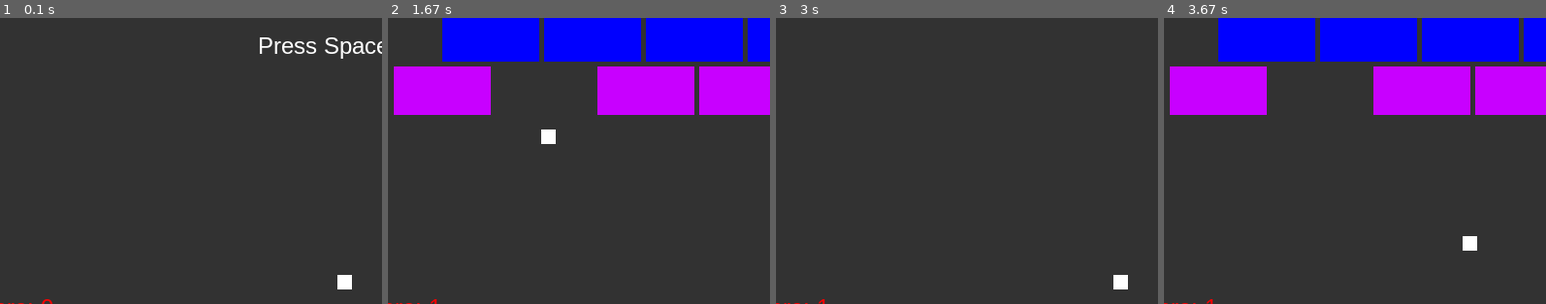
Above: before the commit, frames 1-4 (left to right).
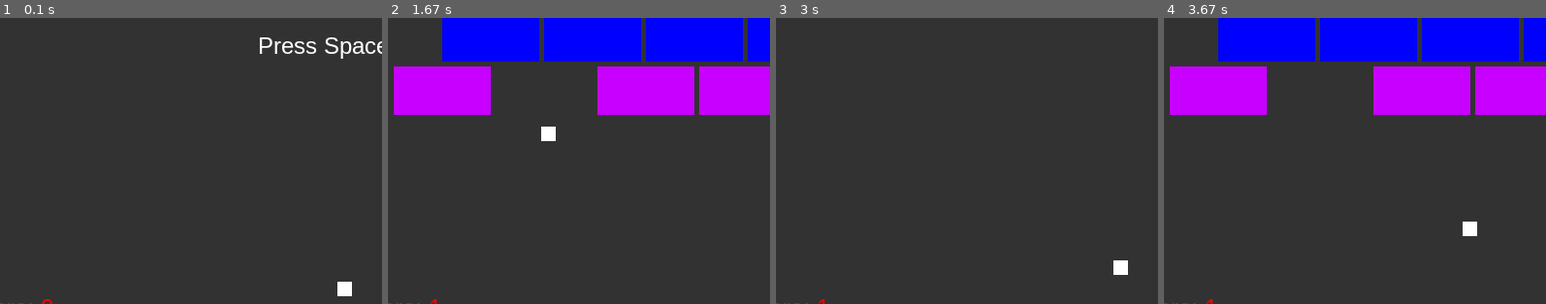
Above: after the commit, the same moments.

Repository: ShaishavShah04/PygameBrickBreaker
Game: pygame game, started from main.py
The game is run twice, just before and just after one commit, with the same random seed, the same clock (stepped at 60 frames per second) and the same inputs.
Inputs:
- Up to frame 1 (0.1 s): no input
- Up to frame 2 (1.67 s): tap Space at 0.33 s; hold A 0.67-1.2 s; hold A 1.23-1.63 s
- Up to frame 3 (3 s): hold D 1.67-2.3 s; hold A 2.33-2.8 s
- Up to frame 4 (3.67 s): tap Space at 3.33 s
The pictures show only the part of the screen within x 6-56%, y 47-97%; the shares and areas given below are measured in that part.

The runs differ from the first frame. In frame 1, 0.2% of the frame differs, in the area x 88-93%, y 89-98%; in frame 2, less than 0.1%; in frame 3, 0.4%, in the area x 88-93%, y 84-95%; in frame 4, 0.4%.

Commit message:
Minor changes and Reflection.md

Diff:
--- a/block_ball_paddle.py
+++ b/block_ball_paddle.py
@@ -8,6 +8,9 @@
 - Inheritance from abstract class sprite
 - Polymorphism: Getter Methods return different results based on object. Eg. Object.getX() != Object2.getX()
 - Encapsulation: self.__hit. This is a private variable and can only be accessed via the class functions
+
+Note:
+    In all my collision testings, the range of acceptance is + / - the ball's speed as without it, some bounces will not be registed
 """
 
 from window import Window
@@ -63,9 +66,9 @@
             b_l = (ball.getX(), ball.getY() + ball.getHeight())
             # Collision testing
 
-            if t_l[0] >= (self.getX() + self.getWidth() - 5) and b_l[0] >= (self.getX() + self.getWidth() - 5) and t_l[1] <= (self.getY()+ self.getHeight()+5) and b_l[1] >= (self.getY() - 5): # Left edge collision
+            if t_l[0] >= (self.getX() + self.getWidth() - ball.speed) and b_l[0] >= (self.getX() + self.getWidth() - ball.speed) and t_l[1] <= (self.getY()+ self.getHeight()+ball.speed) and b_l[1] >= (self.getY() - ball.speed): # Left edge collision
                 return 1 # Left
-            elif t_r[0] <= (self.getX()+5) and b_r[0] <= (self.getX()+5) and t_r[1] <= (self.getY()+ self.getHeight()+5) and b_r[1] >= (self.getY() - 5):
+            elif t_r[0] <= (self.getX()+ball.speed) and b_r[0] <= (self.getX()+ball.speed) and t_r[1] <= (self.getY()+ self.getHeight()+ball.speed) and b_r[1] >= (self.getY() - ball.speed):
                 return 1 # Right
             else:
                 return 2 # Top/Bottom
@@ -80,7 +83,7 @@
         Sprite.__init__(self,window)
         self.setDimensions(size,size)
         self.dirX = randrange(-1,2,2) # Randomize direction
-        self.dirY = randrange(-1,2,2)
+        self.dirY = -1
         self.speed = 5
 
     # Modify Methods
@@ -145,7 +148,7 @@
         self.bouncehorizontal()
 
     def setmiddle(self): # For restarts / new level / life lost
-        self.setPOS(self.window.getWidth()/2 - self.getWidth()/2 , 550)
+        self.setPOS(self.window.getWidth()/2 - self.getWidth()/2 , randrange(530,561,1))
 
     def randomdirection(self): # After restart
         self.dirX = randrange(-1, 2, 2) # Either Left or Right
@@ -183,7 +186,7 @@
             b_r = (ball.getX() + ball.getWidth(), ball.getY() + ball.getHeight())
             b_l = (ball.getX(), ball.getY() + ball.getHeight())
             #
-            if b_l[0] <= (self.getX()+self.getWidth()) and b_r[0] >= self.getX() and b_l[1] <= self.getY() + 5: # and if ball is on top of the paddle
+            if b_l[0] <= (self.getX()+self.getWidth()) and b_r[0] >= self.getX() and b_l[1] <= self.getY() + ball.speed: # and if ball is on top of the paddle
                 return 1 # Bounce vertically
             else:
                 return 2 # Bounce horizontally
--- a/engine.py
+++ b/engine.py
@@ -83,6 +83,7 @@
 
             ## Processing
             if self.level.getvalue() == 0  and self.lives.getvalue() != 0: # Start Game
+
                 self.intro()
 
             elif self.level.getvalue() != 0 and self.lives.getvalue() == 0: # Game Over
@@ -91,16 +92,9 @@
 
                 if self.chkspace(self.window.getKeys()) or self.chk_y(self.window.getKeys()): # Play again
                     # Reset variables
-                    self.misc = [self.ball, self.player, self.title, self.level,self.score,self.lives]
-                    self.onscreen = []
-                    self.createblocks()
-                    self.ball.setmiddle()
-                    self.player.setPOS(self.window.getWidth() / 2 - self.player.getWidth() / 2, self.window.getHeight() - (2 * self.player.height))
                     halt = False
                     next_level = False
-                    self.level.change_value_to(1)
-                    self.score.change_value_to(0)
-                    self.lives.change_value_to(3)
+                    self.resetgame()
                     continue
 
             elif self.level.getvalue() >= 1 and self.lives.getvalue() > 0: # Levels / Gameplay
@@ -181,6 +175,19 @@
 
             self.window.updatescreen()
 
+    def resetgame(self):
+        self.misc = [self.ball, self.player, self.title, self.level, self.score, self.lives]
+        self.onscreen = []
+        self.createblocks()
+        self.ball.setmiddle()
+        self.player.setPOS(self.window.getWidth() / 2 - self.player.getWidth() / 2,self.window.getHeight() - (2 * self.player.height))
+        self.level.change_value_to(1)
+        self.score.change_value_to(0)
+        self.lives.change_value_to(3)
+
+
+    # Getter
+
     def chkspace(self,keys):
         if keys[K_SPACE] == 1:
             return True
Not shown, added: Reflection.md
